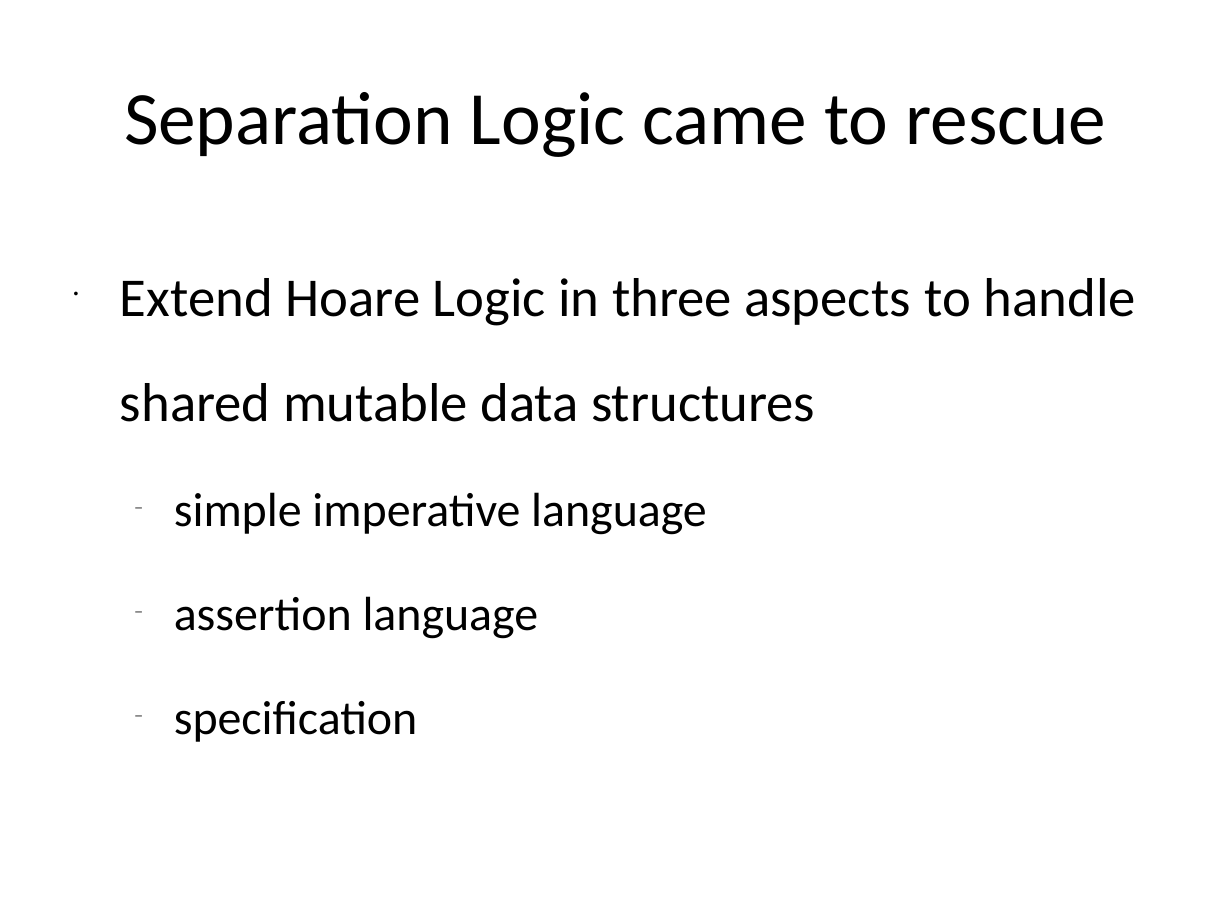
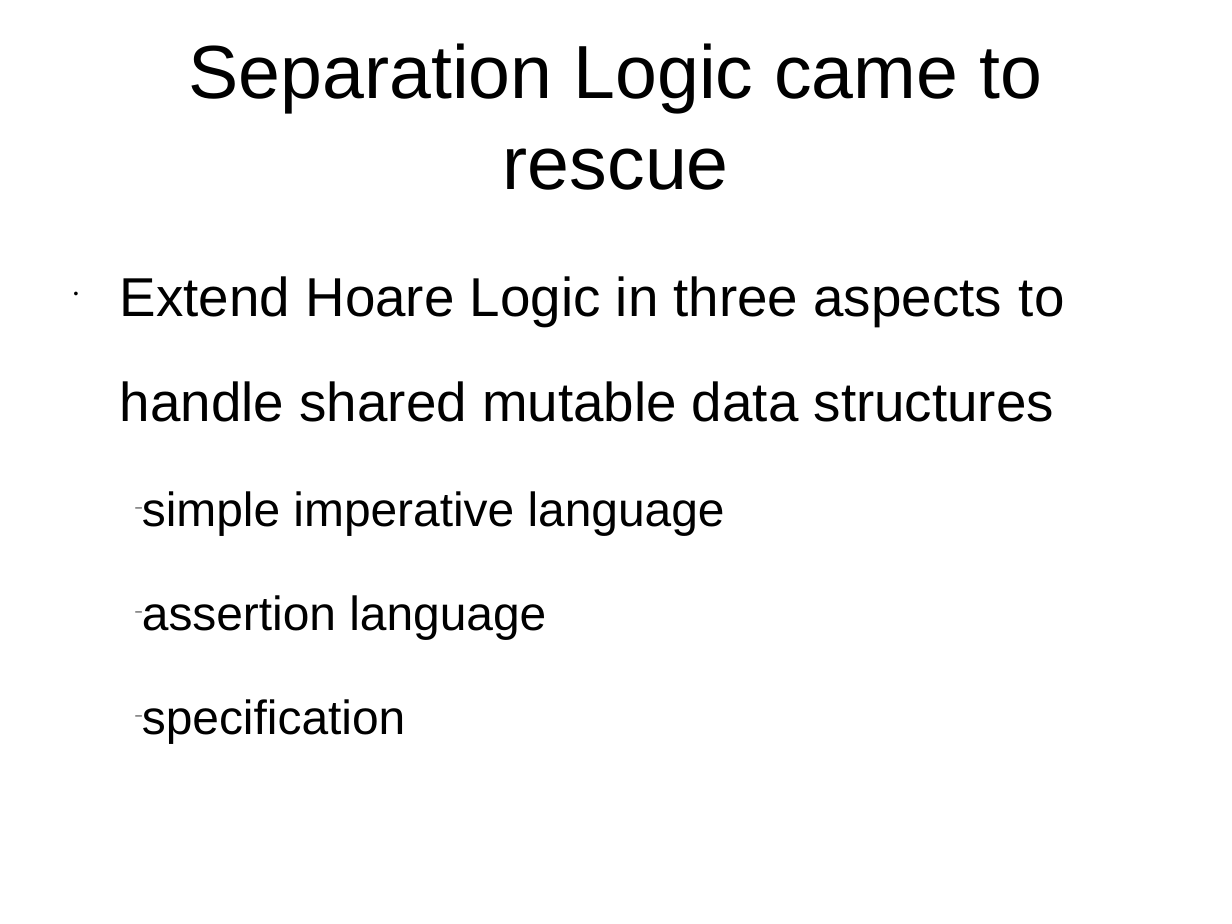
Before and after one commit to xiaohe27/Papers4Courses, a slide deck: slide 5 of FM/presentations/Overview of Separation Logic.ppt. Drawn at 1232x924 pixels with LibreOffice and Linux fonts; fonts in the diff are those of the drawing. Boxes give left, top, right and bottom in pixels: in the first picture for what was removed or moved away, otherwise in the second. Text is boxed around its words. In the diff, an @@ line names an element or a change of style, - is before the commit and + after.

```diff
--- a/FM/presentations/Overview of Separation Logic.ppt
+++ b/FM/presentations/Overview of Separation Logic.ppt
@@ title "Separation Logic came to rescue" at (189,43,1042,190): font Calibri to Arial @@
@@ text "Extend Hoare Logic in three ..." at (120,276,1065,743): font Calibri to Arial; indent changed @@
```
Also in this commit, not shown: 19 other slides changed.
